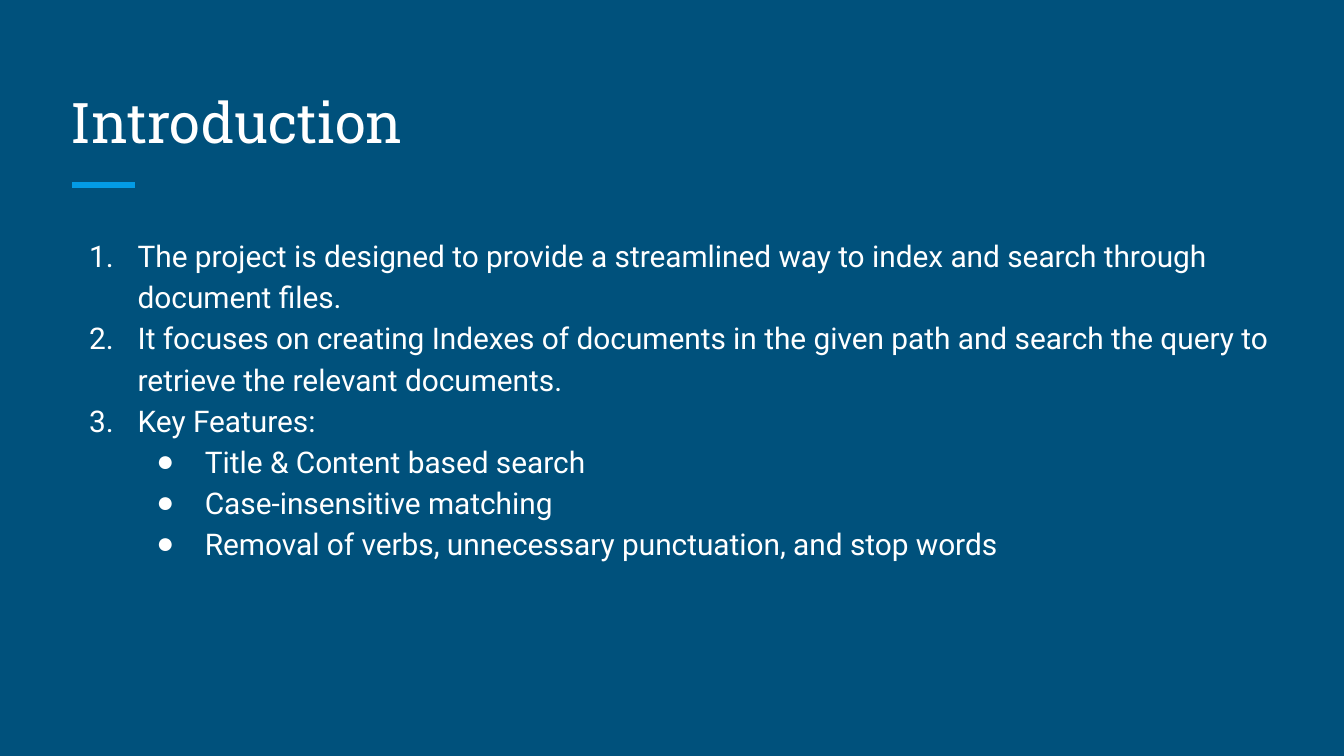
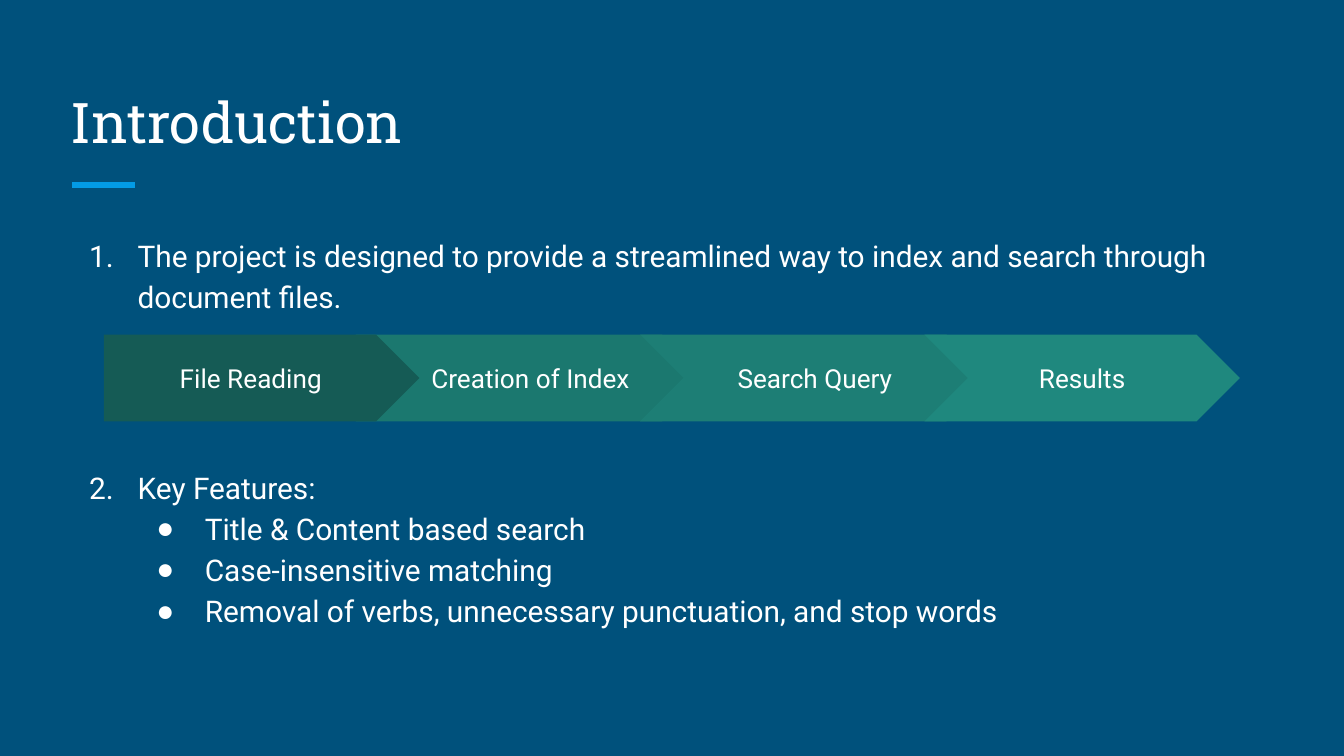
Before and after one commit to mjawadhaider/search-documents, a slide deck: slide 3 of Presentation.pptx. Drawn at 1344x756 pixels with LibreOffice and Linux fonts; fonts in the diff are those of the drawing. Boxes give left, top, right and bottom in pixels: in the first picture for what was removed or moved away, otherwise in the second. Text is boxed around its words. In the diff, an @@ line names an element or a change of style, - is before the commit and + after.

```diff
--- a/Presentation.pptx
+++ b/Presentation.pptx
@@ text at (x1=138, y1=326, x2=1267, y2=392): paragraph removed @@
-2. It focuses on creating Indexes of documents in the given path and search the query to retrieve the relevant documents.
@@ group added at (x1=103, y1=335, x2=1241, y2=422): 3 chevrons, 1 pentagon arrow @@
+Creation of Index
+Search Query
+Results
+File Reading
@@ text at (x1=138, y1=477, x2=315, y2=506): more space between paragraphs @@
```
Also in this commit, not shown: 1 other slide changed.
